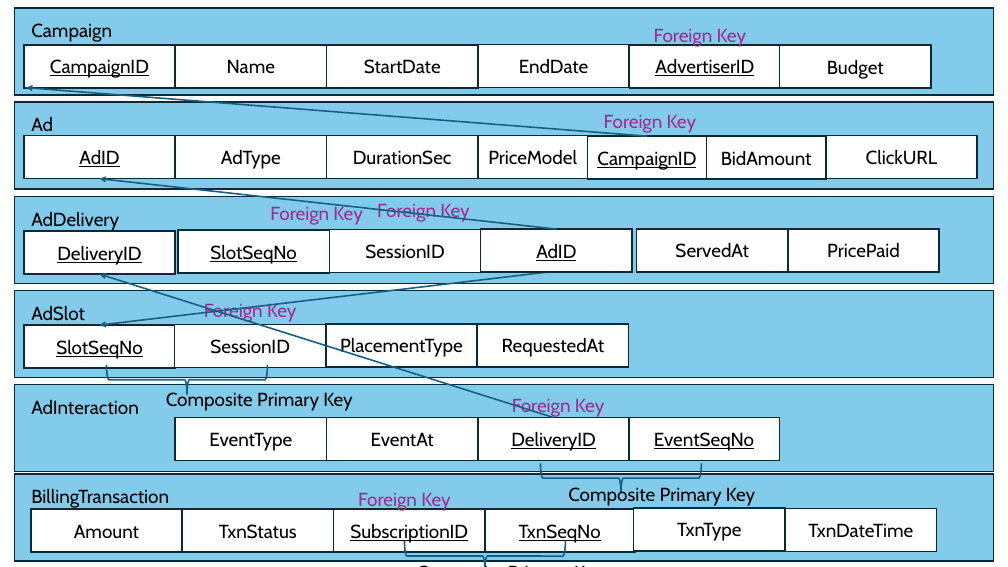
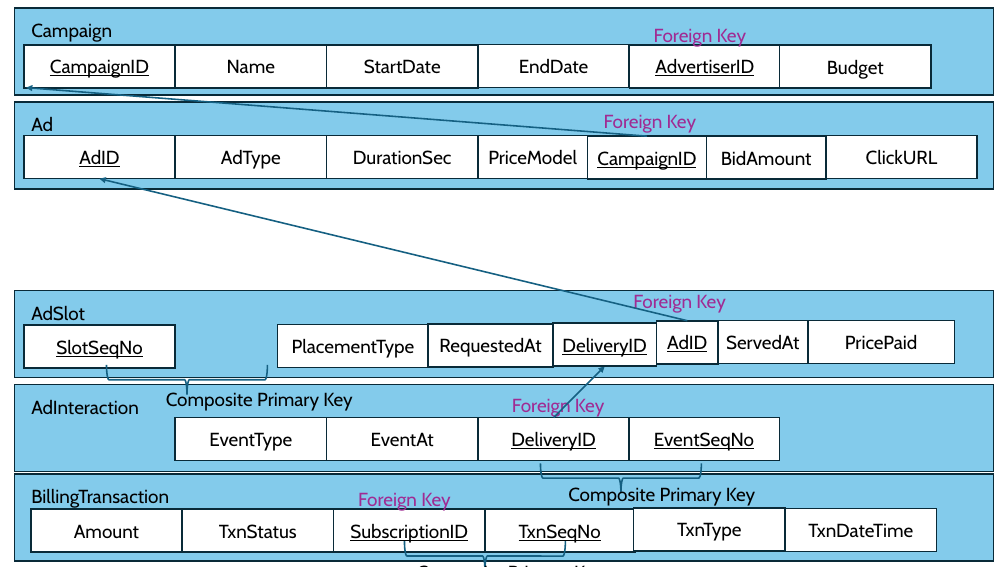
Before and after one commit to jamisonorton/IS_Masters, a slide deck: slide 3 of IS_6420_DatabaseTheory/assignments/logicalModel_YoutubeMusic.pptx. Drawn at 1008x567 pixels with LibreOffice and Linux fonts; fonts in the diff are those of the drawing. Boxes give left, top, right and bottom in pixels: in the first picture for what was removed or moved away, otherwise in the second. Text is boxed around its words. In the diff, an @@ line names an element or a change of style, - is before the commit and + after.

```diff
--- a/IS_6420_DatabaseTheory/assignments/logicalModel_YoutubeMusic.pptx
+++ b/IS_6420_DatabaseTheory/assignments/logicalModel_YoutubeMusic.pptx
@@ arrow moved from (557, 229) - (100, 178) to (687, 321) - (100, 178) @@
@@ rectangle removed at (x1=14, y1=197, x2=994, y2=284) @@
@@ text removed at (x1=270, y1=205, x2=362, y2=225) @@
-Foreign Key
@@ text removed at (x1=377, y1=204, x2=469, y2=222) @@
-Foreign Key
@@ text removed at (x1=31, y1=212, x2=119, y2=231) @@
-AdDelivery
@@ rectangle removed at (x1=178, y1=230, x2=329, y2=273) @@
-SlotSeqNo
@@ rectangle removed at (x1=330, y1=230, x2=481, y2=273) @@
-SessionID
@@ arrow removed from (561, 271) to (100, 325) @@
@@ text "Foreign Key" moved from (x1=204, y1=301, x2=296, y2=322) to (x1=633, y1=295, x2=725, y2=313) @@
@@ rectangle removed at (x1=175, y1=324, x2=326, y2=368) @@
-SessionID
@@ rectangle "PlacementType" moved from (x1=326, y1=324, x2=477, y2=367) to (x1=278, y1=324, x2=429, y2=368) @@
@@ rectangle "RequestedAt" resized from (x1=477, y1=324, x2=628, y2=367) to (x1=428, y1=324, x2=553, y2=367) @@
@@ rectangle "DeliveryID" resized from (x1=24, y1=231, x2=175, y2=274) to (x1=553, y1=324, x2=656, y2=367) @@
@@ rectangle "AdID" resized from (x1=481, y1=229, x2=632, y2=272) to (x1=656, y1=321, x2=718, y2=364) @@
@@ rectangle "ServedAt" resized from (x1=637, y1=229, x2=788, y2=272) to (x1=718, y1=321, x2=808, y2=364) @@
@@ rectangle "PricePaid" resized from (x1=788, y1=229, x2=939, y2=272) to (x1=808, y1=321, x2=955, y2=364) @@
@@ arrow moved from (554, 417) - (100, 274) to (554, 417) - (605, 366) @@
```
Also in this commit, not shown: 1 other slide changed, 5 other files.
